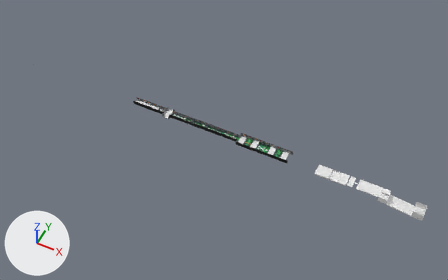
What one commit did to the Blender file assets - blender/models/untitled.blend.
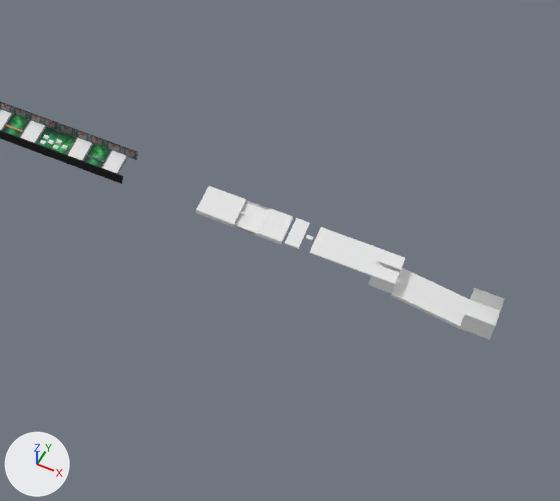
Each version appears first whole from a 50 mm camera at (1237.0, -1834.0, 2248.0) aimed at (314.0, 11.0, -59.0), and next in a close-up on the part from 54% to 100% of the width and 34% to 100% of the height. The axes (+X, +Y, +Z) are drawn at lower left. The lights are the same throughout.

The first close-up shows 'sol10-col', 'sol12-col', 'sol13-col', 'sol14-col', 'sol15-col', 'sol16-col', 'sol6-col', 'sol7-col', 'sol9-col'.
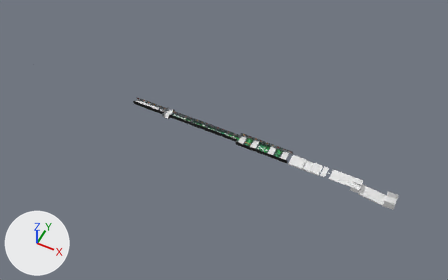
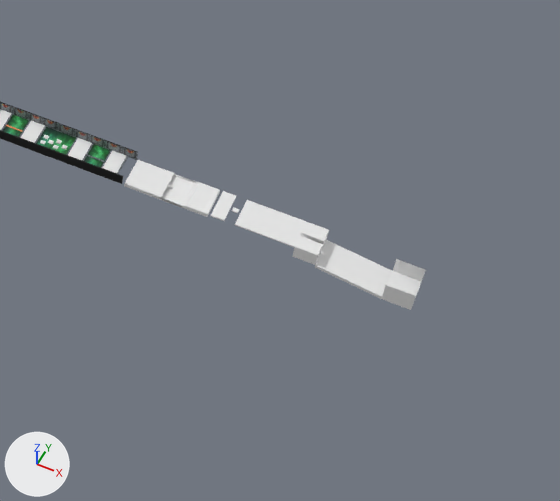
Location of each change, (x1, y1, x2, y2) in pixels of the close-ups (560 x 501 px):
'sol16-col', moved: before (368, 249, 505, 340); after (292, 222, 426, 310)
'sol9-col', moved: before (196, 186, 267, 235); after (124, 160, 195, 208)
'sol10-col', moved: before (255, 208, 293, 244); after (182, 181, 220, 217)
'sol15-col', moved: before (351, 242, 382, 276); after (276, 215, 306, 247)
'sol14-col', moved: before (337, 237, 362, 268); after (262, 210, 287, 240)
'sol13-col', moved: before (323, 232, 348, 263); after (248, 205, 274, 235)
'sol12-col', moved: before (309, 227, 334, 258); after (235, 200, 260, 230)

The change in detail:
Object 'sol9-col' (ob_sol9_col) moves from (827.0, 0.0, -6.0) to (695.0, 0.0, -6.0).
Object 'sol10-col' (ob_sol10_col) moves from (933.0, 0.0, -6.0) to (801.0, 0.0, -6.0).
Object 'sol12-col' (ob_sol12_col) moves from (1028.0, 0.0, -6.0) to (896.0, 0.0, -6.0).
Object 'sol13-col' (ob_sol13_col) moves from (1054.0, 0.0, -6.0) to (922.0, 0.0, -6.0).
Object 'sol14-col' (ob_sol14_col) moves from (1078.0, 0.0, -6.0) to (946.0, 0.0, -6.0).
Object 'sol15-col' (ob_sol15_col) moves from (1102.0, 0.0, -6.0) to (970.0, 0.0, -6.0).
Object 'sol16-col' (ob_sol16_col) moves from (1135.0, 0.0, -6.0) to (1004.0, 0.0, -6.0).
